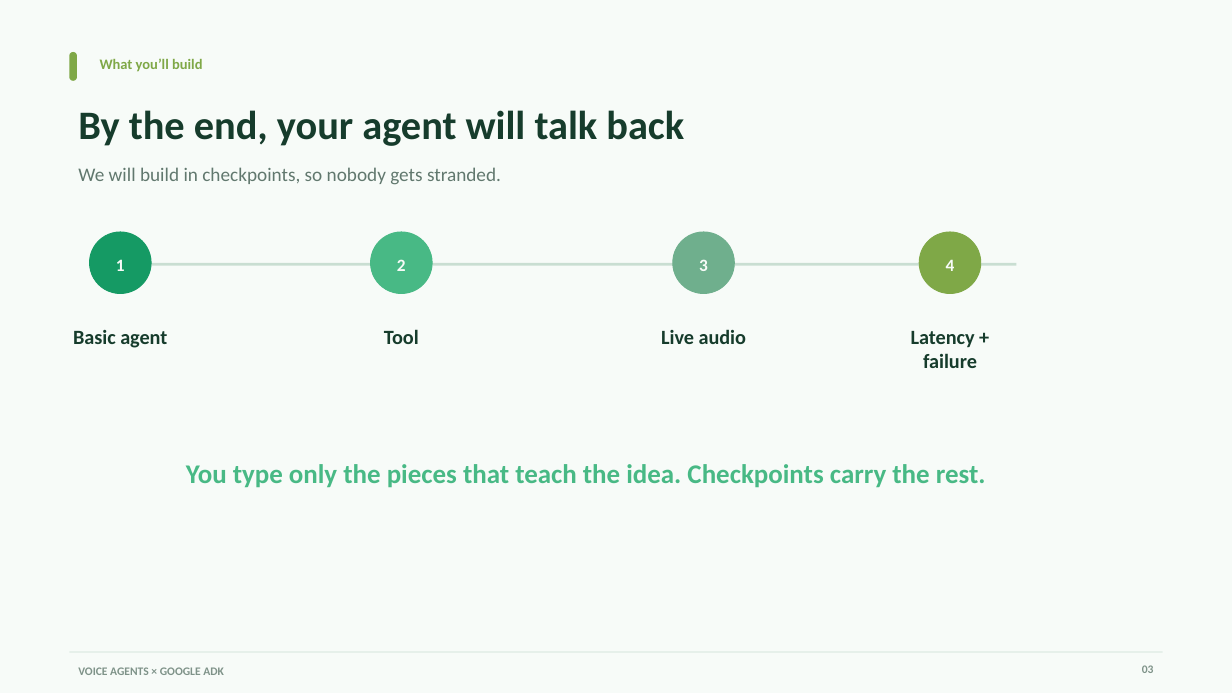
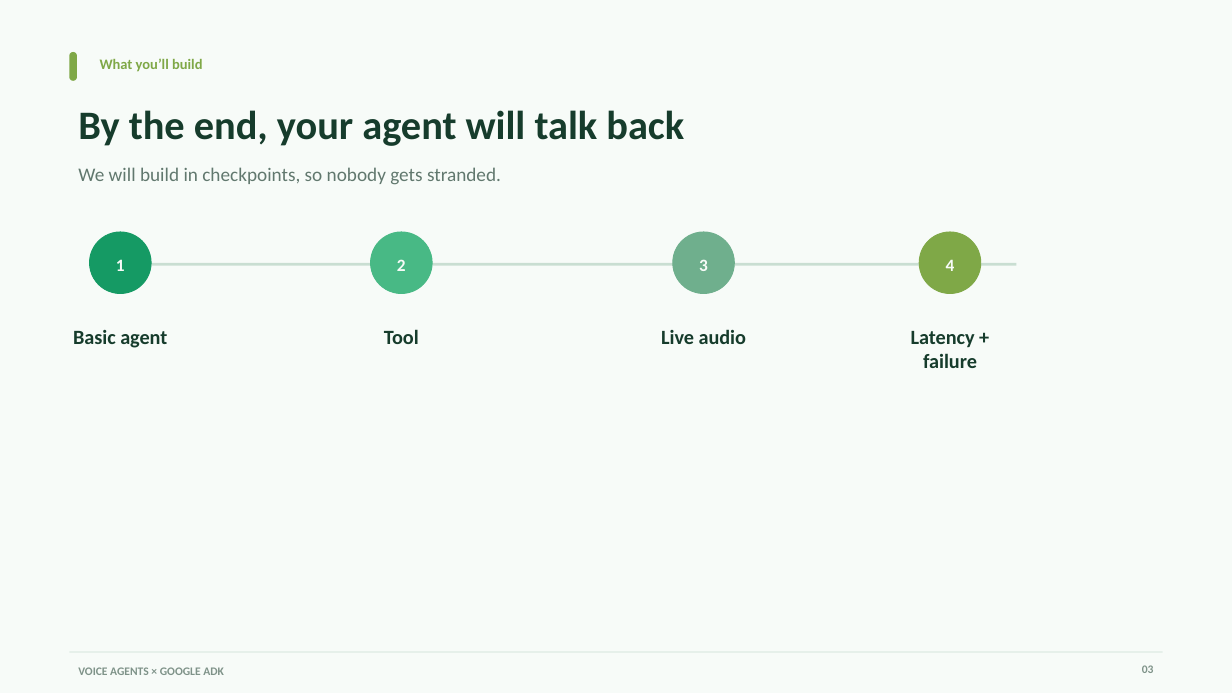
Before and after one commit to aswincsekar/adk-voice-workshop, a slide deck: slide 3 of slides/google-adk-voice-agents-workshop.pptx. Drawn at 1232x693 pixels with LibreOffice and Linux fonts; fonts in the diff are those of the drawing. Boxes give left, top, right and bottom in pixels: in the first picture for what was removed or moved away, otherwise in the second. Text is boxed around its words. In the diff, an @@ line names an element or a change of style, - is before the commit and + after.

```diff
--- a/slides/google-adk-voice-agents-workshop.pptx
+++ b/slides/google-adk-voice-agents-workshop.pptx
@@ text removed at bbox=[186, 464, 986, 488] @@
-You type only the pieces that teach the idea. Checkpoints carry the rest.
```
Also in this commit, not shown: 3 other slides changed, 1 slide added, 9 other files.
